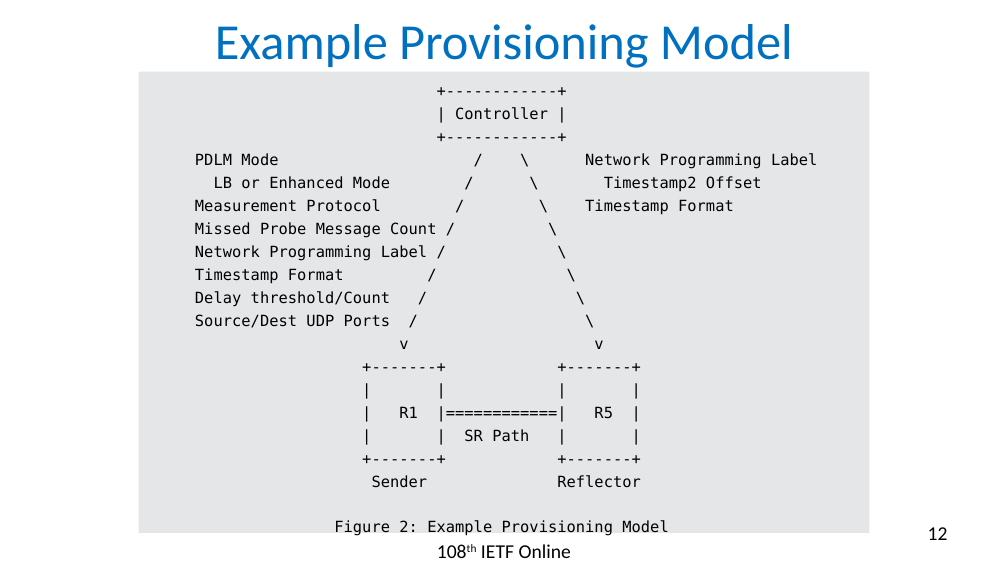
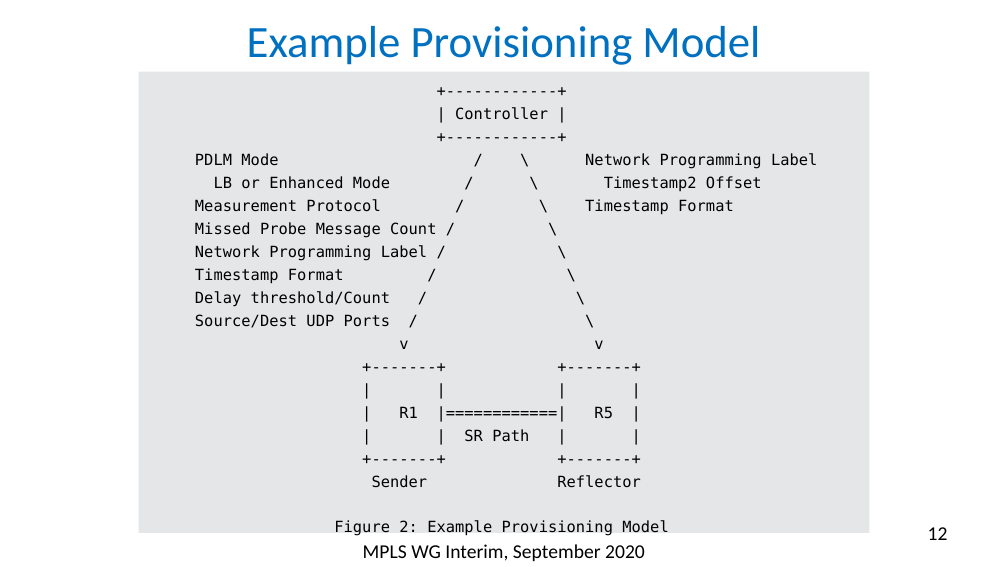
Before and after one commit to rakgandhi/ietf-slides, a slide deck: slide 12 of draft-gandhi-spring-sr-enhanced-plm-02.pptx. Drawn at 1008x567 pixels with LibreOffice and Linux fonts; fonts in the diff are those of the drawing. Boxes give left, top, right and bottom in pixels: in the first picture for what was removed or moved away, otherwise in the second. Text is boxed around its words. In the diff, an @@ line names an element or a change of style, - is before the commit and + after.

```diff
--- a/draft-gandhi-spring-sr-enhanced-plm-02.pptx
+++ b/draft-gandhi-spring-sr-enhanced-plm-02.pptx
@@ title "Example Provisioning Model" at box(247, 26, 760, 65): size 36 to 32 pt @@
@@ text at box(363, 544, 645, 561): text changed @@
-108th IETF Online
+MPLS WG Interim, September 2020
```
Also in this commit, not shown: 16 other slides changed, 3 other files.
